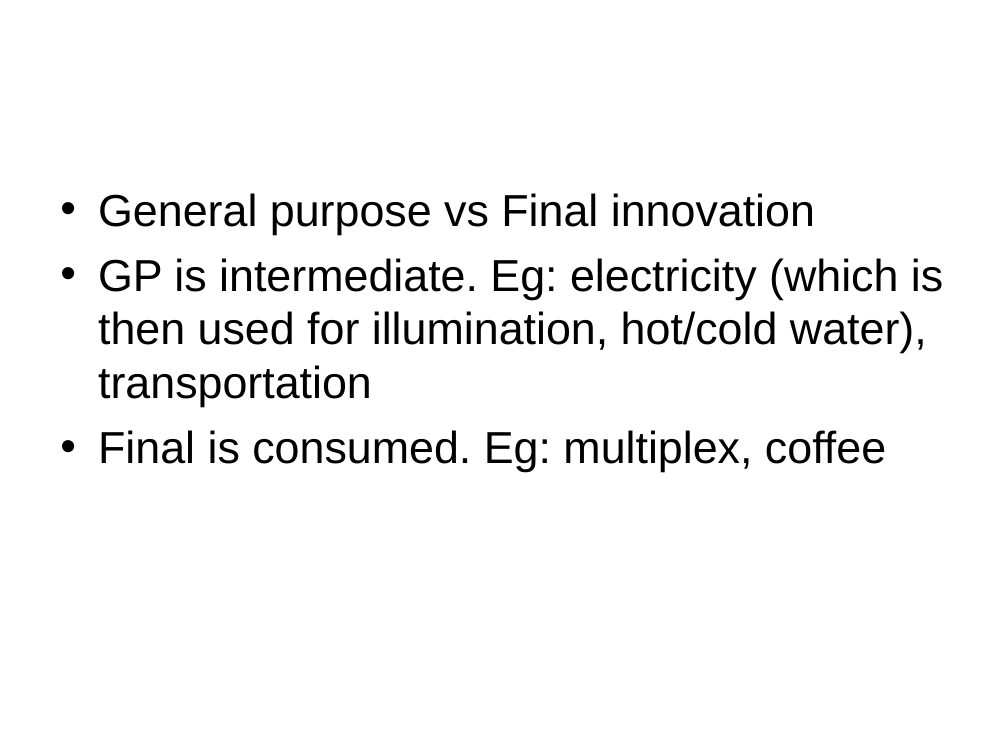
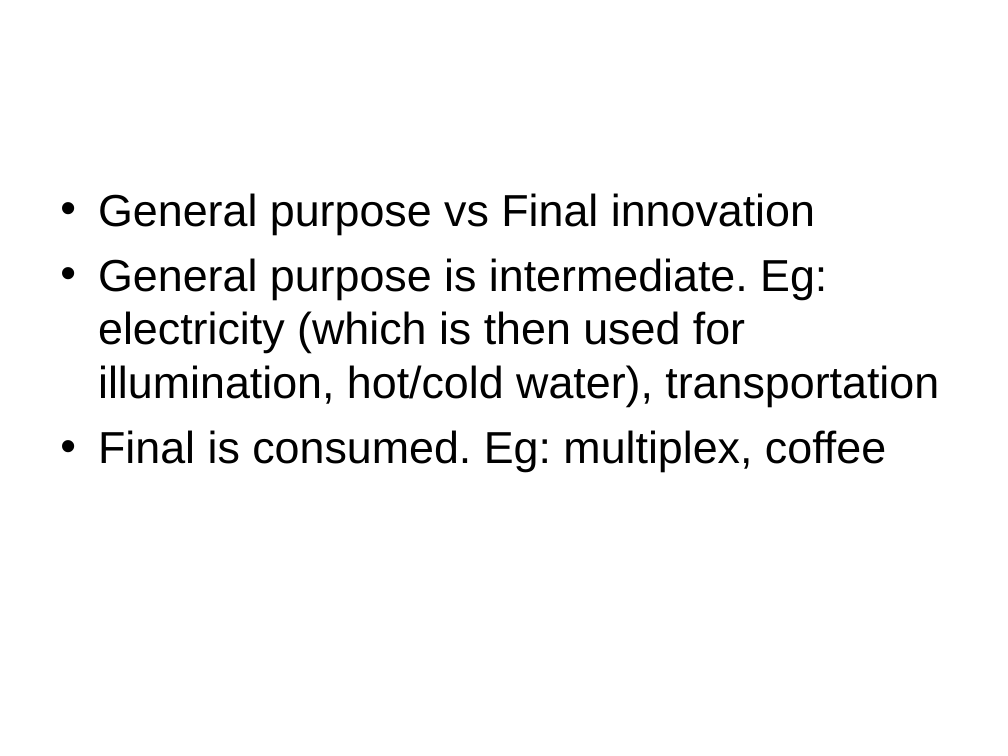
Before and after one commit to kautukraj/MacroEcon, a slide deck: slide 7 of lecture2.ppt. Drawn at 1008x756 pixels with LibreOffice and Linux fonts; fonts in the diff are those of the drawing; background and template pictures are left out. Boxes give left, top, right and bottom in pixels: in the first picture for what was removed or moved away, otherwise in the second. Text is boxed around its words. In the diff, an @@ line names an element or a change of style, - is before the commit and + after.

```diff
--- a/lecture2.ppt
+++ b/lecture2.ppt
@@ text at <box>98,258,939,407</box>: text changed @@
-• GP is intermediate. Eg: electricity (which is then used for illumination, hot/cold water), transportation
+• General purpose is intermediate. Eg: electricity (which is then used for illumination, hot/cold water), transportation
```
Also in this commit, not shown: 3 other slides changed, 1 slide added, 1 slide removed, 14 other files.
